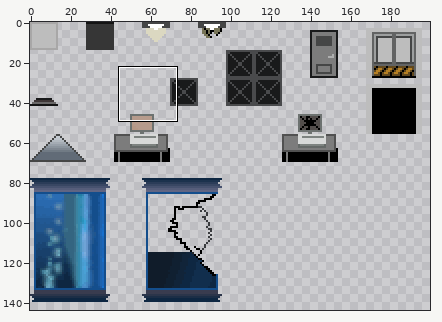
One commit to this sprite sheet: SciFiSynthesize/assets/images/labset.png. Above, an overview of the earlier version with the close-up marked.
Close-up. Earlier state:
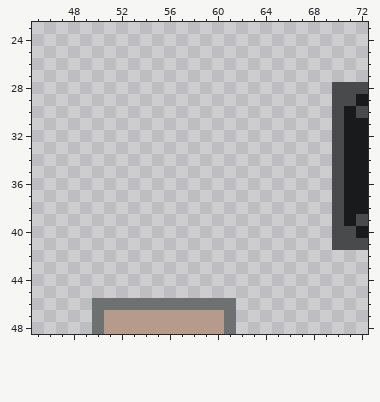
The file is 200x200 pixels. Pixels under 10% opacity are left out. Colours within 5 levels of each other are drawn and written as one. Shown: x 45..72, y 23..48. The wide view leaves out empty margins.
After the commit:
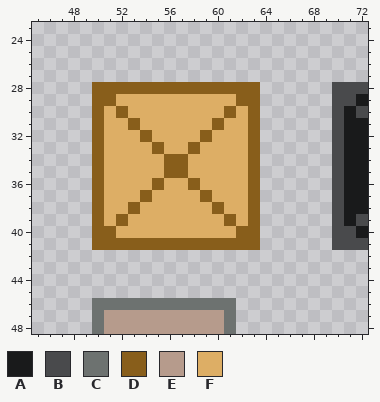
Palette (. is transparent): A #191a1b  B #494a4c  C #6d7270  D #885e1b  E #b69b8cfe  F #ddae65
Diff:
@@ x 48..65 @@
 27 ..................
-28 ..................
-29 ..................
-30 ..................
-31 ..................
-32 ..................
-33 ..................
-34 ..................
-35 ..................
-36 ..................
-37 ..................
-38 ..................
-39 ..................
-40 ..................
-41 ..................
+28 ..DDDDDDDDDDDDDD..
+29 ..DDFFFFFFFFFFDD..
+30 ..DFDFFFFFFFFDFD..
+31 ..DFFDFFFFFFDFFD..
+32 ..DFFFDFFFFDFFFD..
+33 ..DFFFFDFFDFFFFD..
+34 ..DFFFFFDDFFFFFD..
+35 ..DFFFFFDDFFFFFD..
+36 ..DFFFFDFFDFFFFD..
+37 ..DFFFDFFFFDFFFD..
+38 ..DFFDFFFFFFDFFD..
+39 ..DFDFFFFFFFFDFD..
+40 ..DDFFFFFFFFFFDD..
+41 ..DDDDDDDDDDDDDD..
 42 ..................
